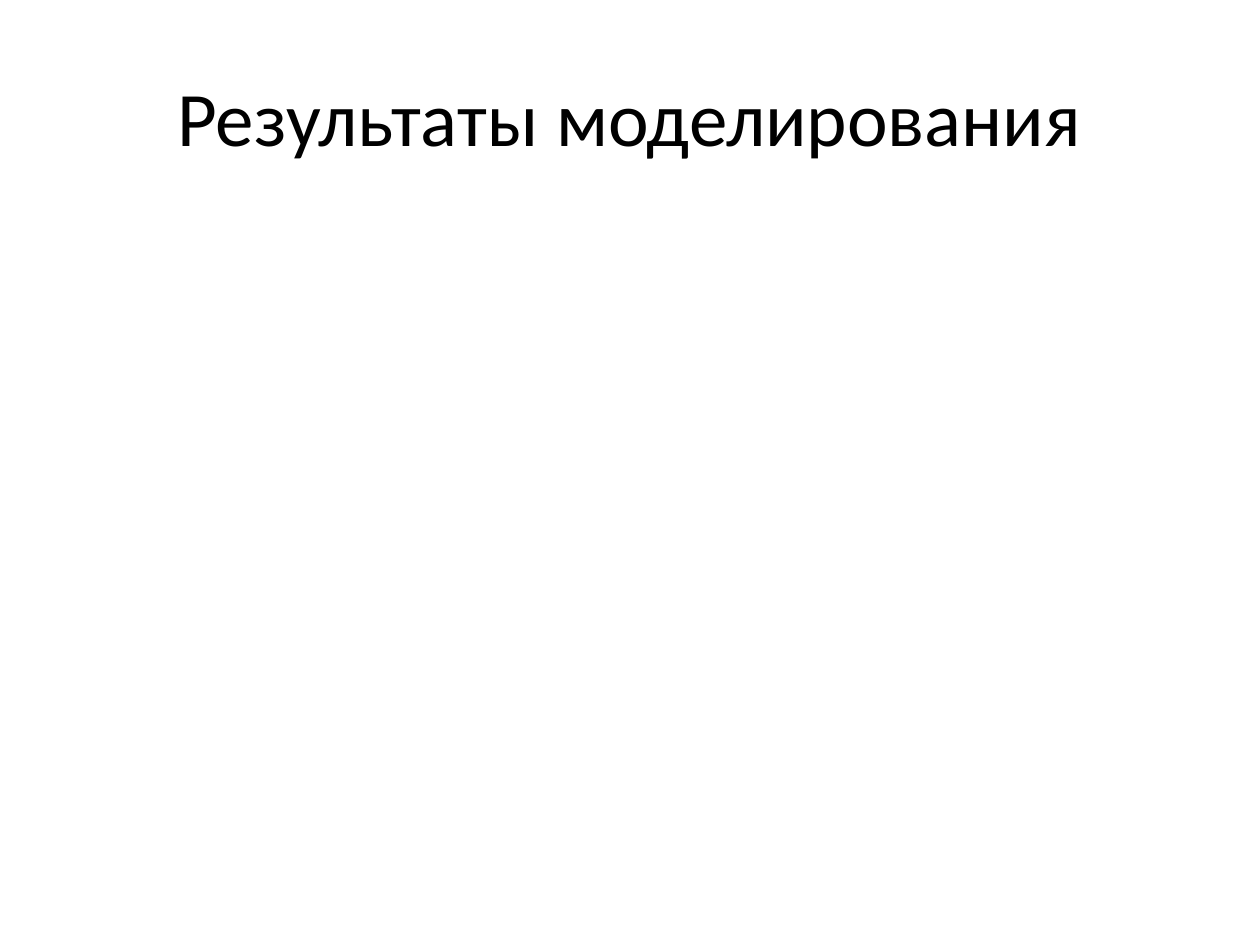
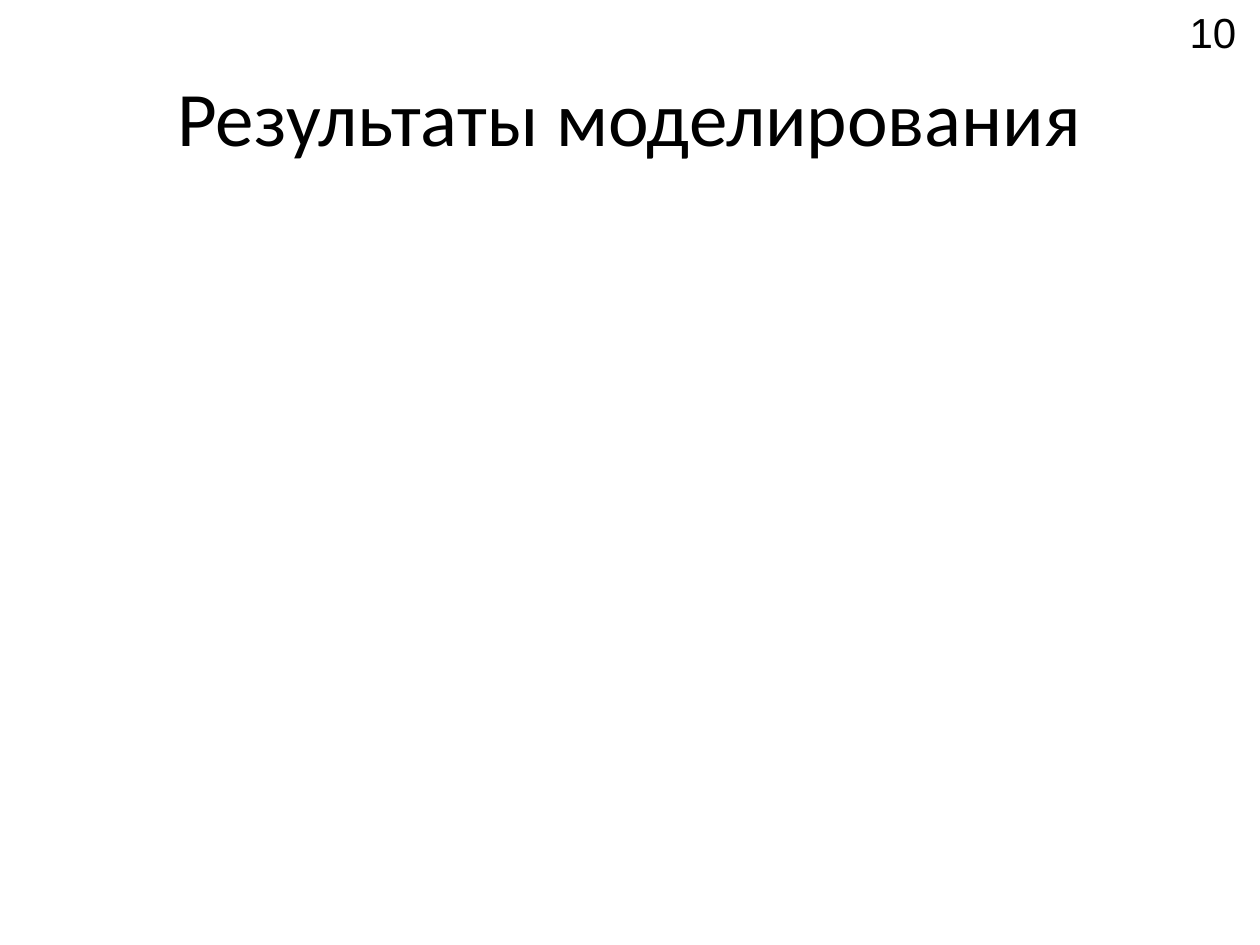
Before and after one commit to Rernamp/microphone_arrays, a slide deck: slide 10 of student_session_2021/Доклад.pptx. Drawn at 1260x945 pixels with LibreOffice and Linux fonts; fonts in the diff are those of the drawing. Boxes give left, top, right and bottom in pixels: in the first picture for what was removed or moved away, otherwise in the second. Text is boxed around its words. In the diff, an @@ line names an element or a change of style, - is before the commit and + after.

```diff
--- a/student_session_2021/Доклад.pptx
+++ b/student_session_2021/Доклад.pptx
@@ page number added at box(1190, 18, 1237, 49), 24 pt, text #000000 @@
+10
```
Also in this commit, not shown: 10 other slides changed, 1 slide added, 1 slide removed.
